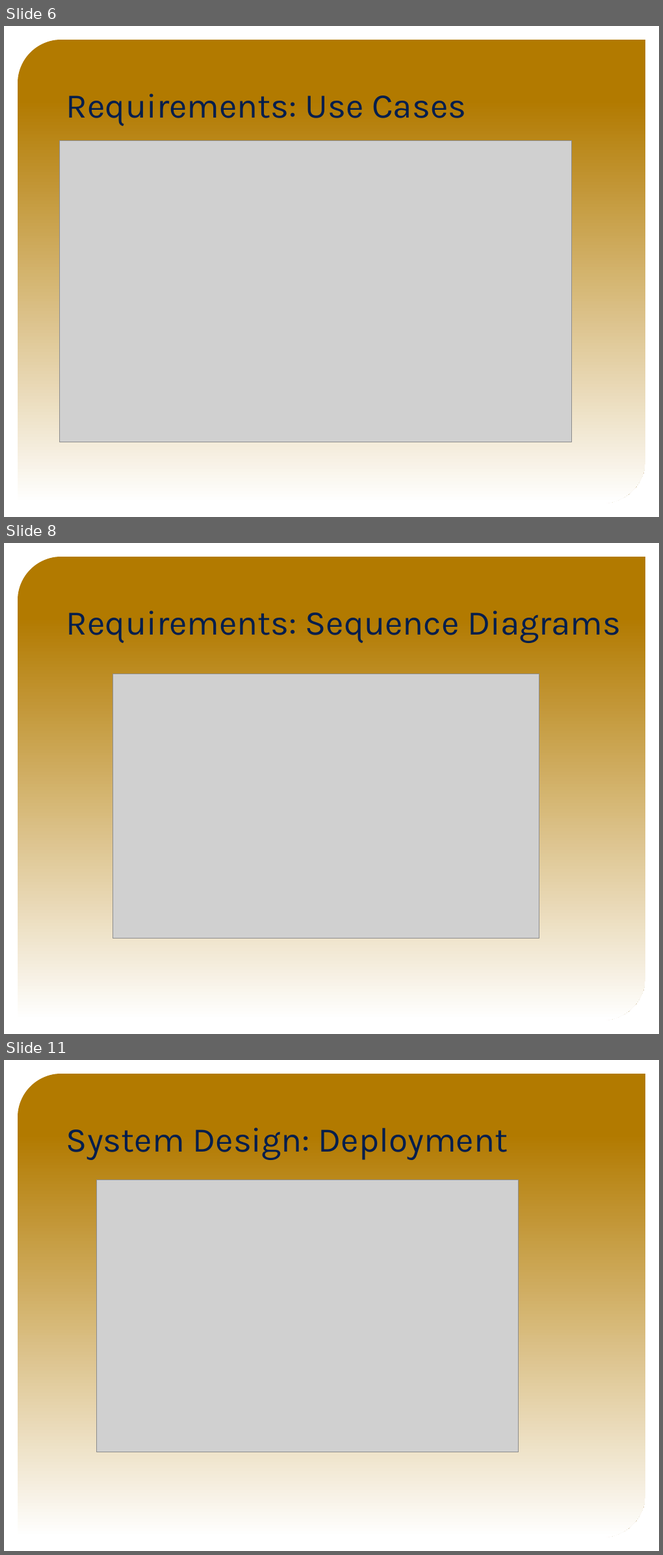
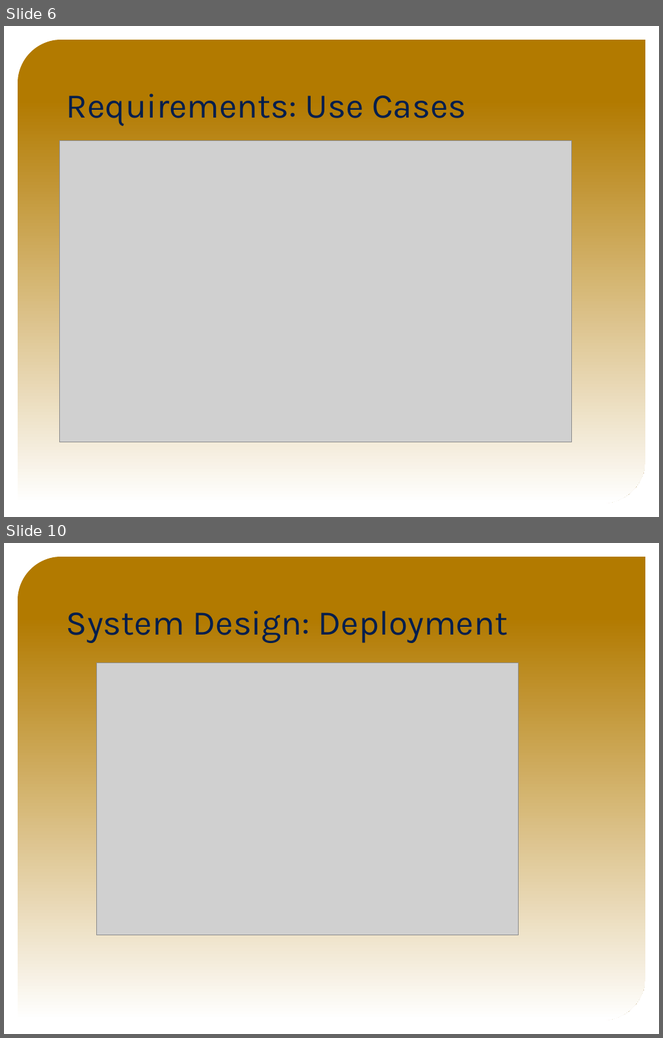
Before and after one commit to FIU-SCIS-Senior-Projects/Medzmate, a slide deck: Presentation Slides/pedro-montero-finalpresentation.pptx. Shown one above the other, each under a label of ours: slides 6, 8 and 11 before the commit, slides 6 and 10 after it; the slides between them are not shown. The pictures are 663x1555 and 663x1038 pixels, drawn with LibreOffice and Linux fonts; fonts in the diff are those of the drawing; grey boxes stand for pictures; background and template pictures are left out. Boxes give left, top, right and bottom in pixels: in the first picture for what was removed or moved away, otherwise in the second. Text is boxed around its words. In the diff, an @@ line names an element or a change of style, - is before the commit and + after.

```diff
--- a/Presentation Slides/pedro-montero-finalpresentation.pptx
+++ b/Presentation Slides/pedro-montero-finalpresentation.pptx
@@ slide 8 removed at (4, 543, 659, 1034), background picture (left out); not listed: 1 template element that a slide beside it also shows @@
@@ title removed at (66, 611, 622, 643) @@
-Requirements: Sequence Diagrams
@@ picture removed at (113, 674, 540, 939) @@
@@ what was slide 11 is now slide 10 @@
```
Also in this commit, not shown: 7 slides changed, 2 slides added, 1 other file.
